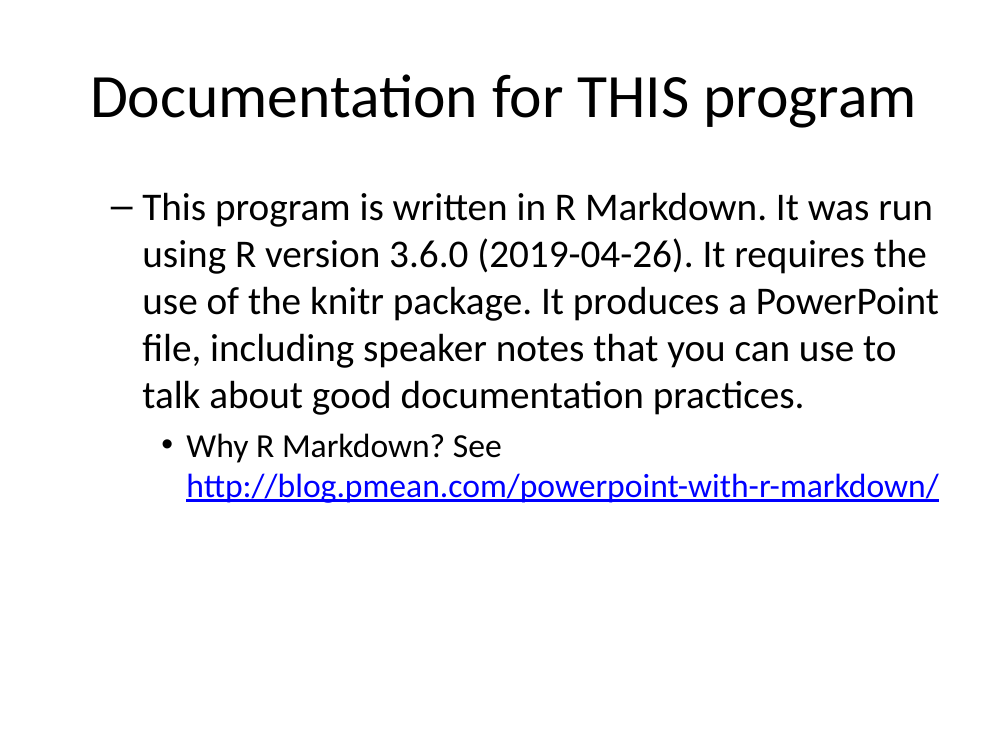
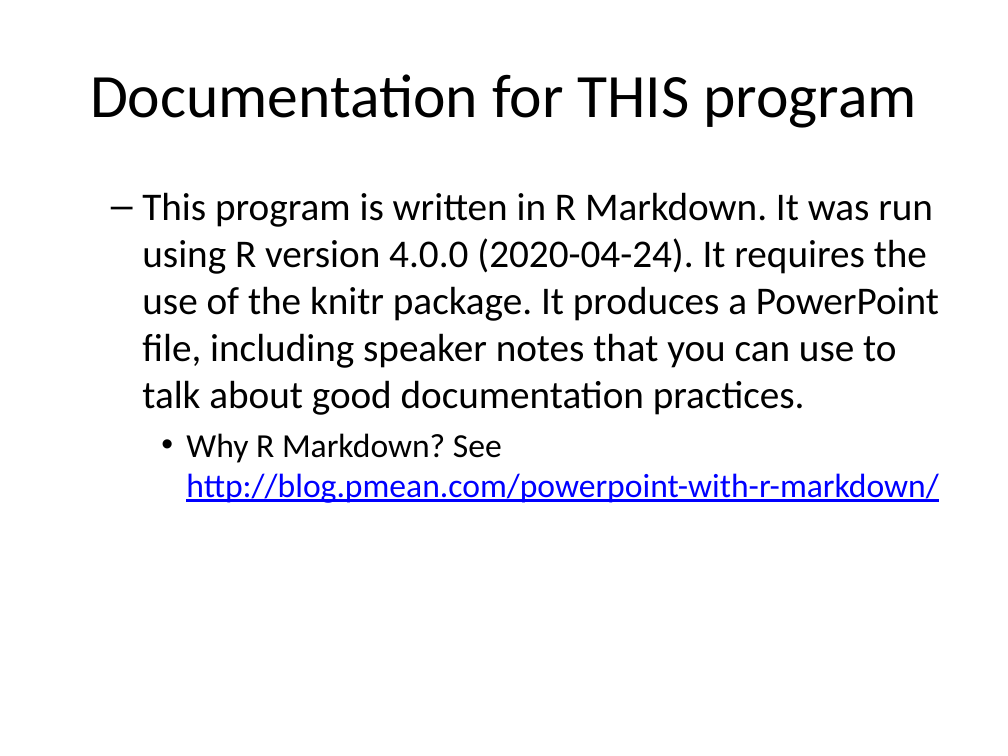
Before and after one commit to pmean/introduction-to-SAS, a slide deck: slide 4 of basics1/results/good-documentation.pptx. Drawn at 1008x756 pixels with LibreOffice and Linux fonts; fonts in the diff are those of the drawing. Boxes give left, top, right and bottom in pixels: in the first picture for what was removed or moved away, otherwise in the second. Text is boxed around its words. In the diff, an @@ line names an element or a change of style, - is before the commit and + after.

```diff
--- a/basics1/results/good-documentation.pptx
+++ b/basics1/results/good-documentation.pptx
@@ text at (x1=142, y1=192, x2=939, y2=415): text changed @@
-  – This program is written in R Markdown. It was run using R version 3.6.0 (2019-04-26). It requires the use of the knitr package. It produces a PowerPoint file, including speaker notes that you can use to talk about good documentation practices.
+  – This program is written in R Markdown. It was run using R version 4.0.0 (2020-04-24). It requires the use of the knitr package. It produces a PowerPoint file, including speaker notes that you can use to talk about good documentation practices.
```
Also in this commit, not shown: 1 other slide changed, 38 other files.
